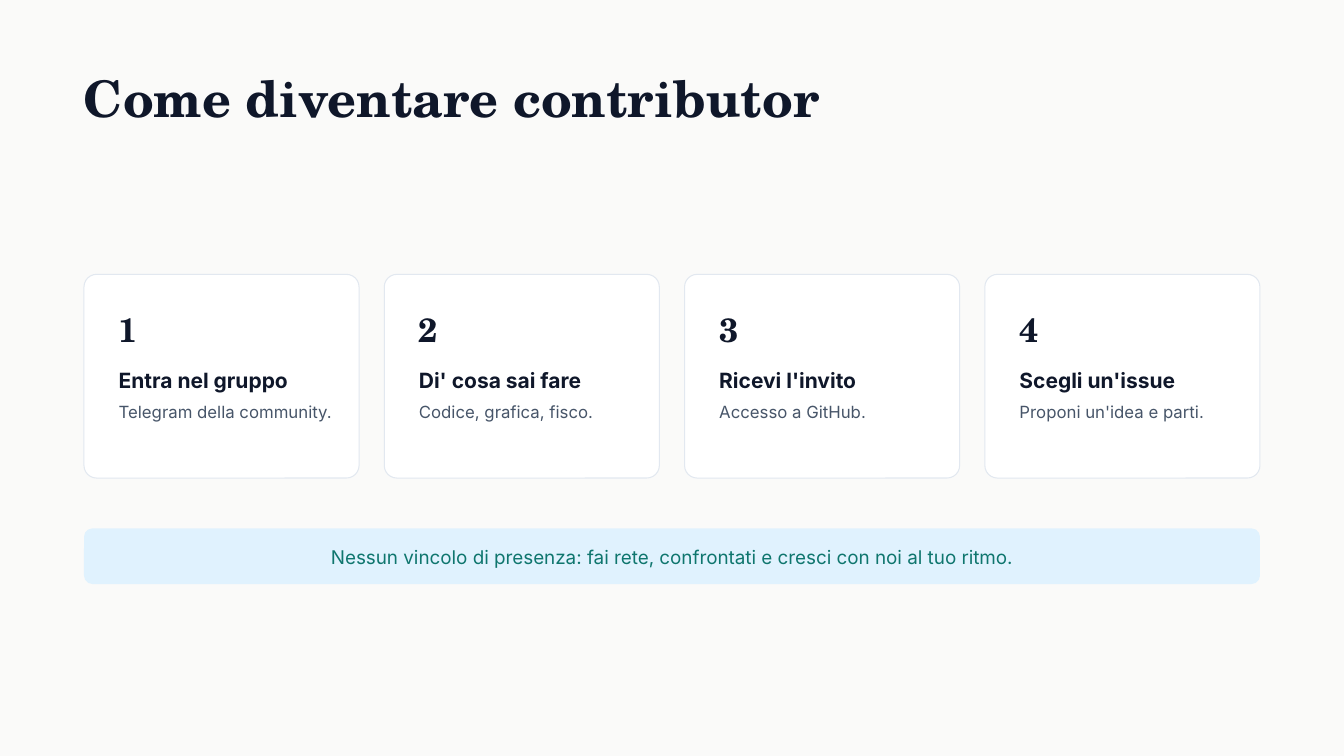
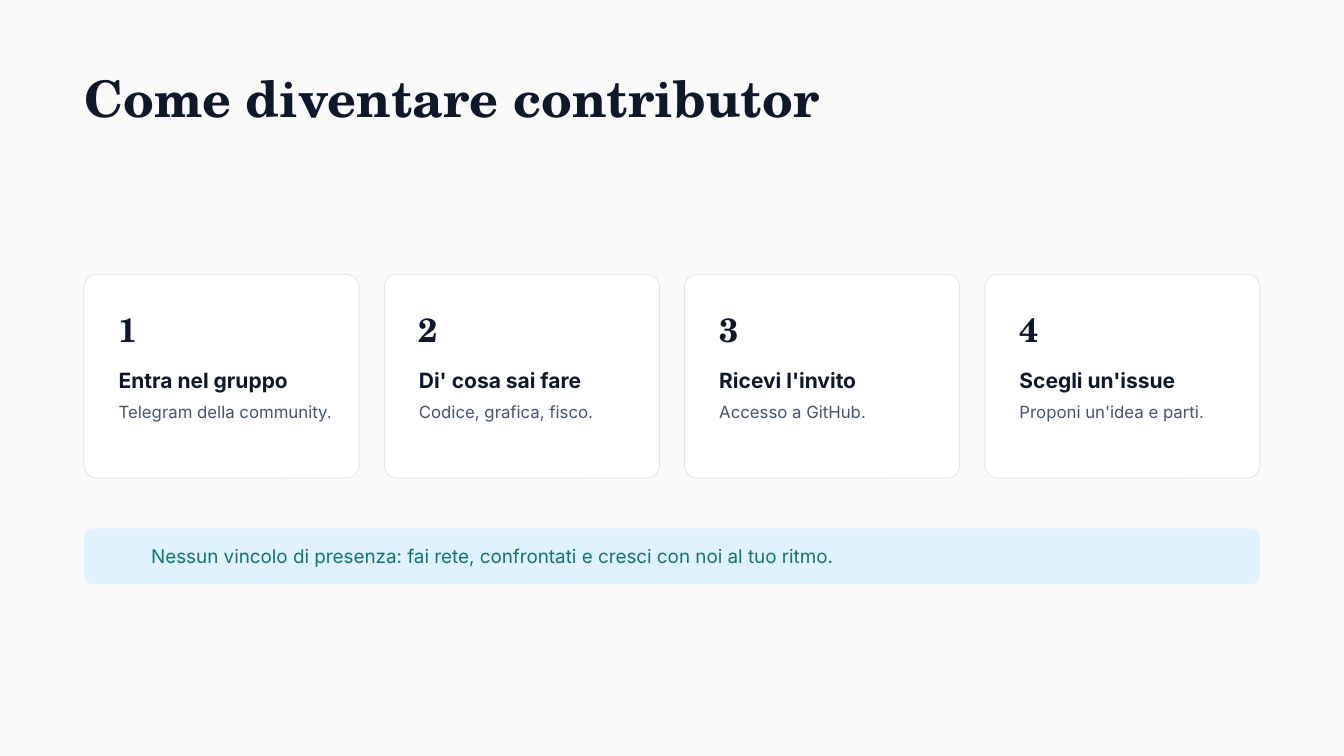
Before and after one commit to FatturaFacile/assets, a slide deck: slide 15 of docs/FatturaFacile - Il progetto e come contribuire/FatturaFacile - Il progetto e come contribuire.pptx. Drawn at 1344x756 pixels with LibreOffice and Linux fonts; fonts in the diff are those of the drawing; background and template pictures are left out. Boxes give left, top, right and bottom in pixels: in the first picture for what was removed or moved away, otherwise in the second. Text is boxed around its words. In the diff, an @@ line names an element or a change of style, - is before the commit and + after.

Commit message:
docs: font statici (Inter, Merriweather Bold), presentazione senza font incorporati e impaginazione corretta

```diff
--- a/docs/FatturaFacile - Il progetto e come contribuire/FatturaFacile - Il progetto e come contribuire.pptx
+++ b/docs/FatturaFacile - Il progetto e come contribuire/FatturaFacile - Il progetto e come contribuire.pptx
@@ text "Nessun vincolo di presenza: fai ...": place and size @@
-text "Nessun vincolo di presenza: fai ..." at <box>331,549,1013,568</box>
+text "Nessun vincolo di presenza: fai ..." at <box>151,548,833,567</box>
@@ text "Nessun vincolo di presenza: fai ..." at <box>151,548,833,567</box>: alignment centre to left @@
```
Also in this commit, not shown: 17 other slides changed, 5 other files.
